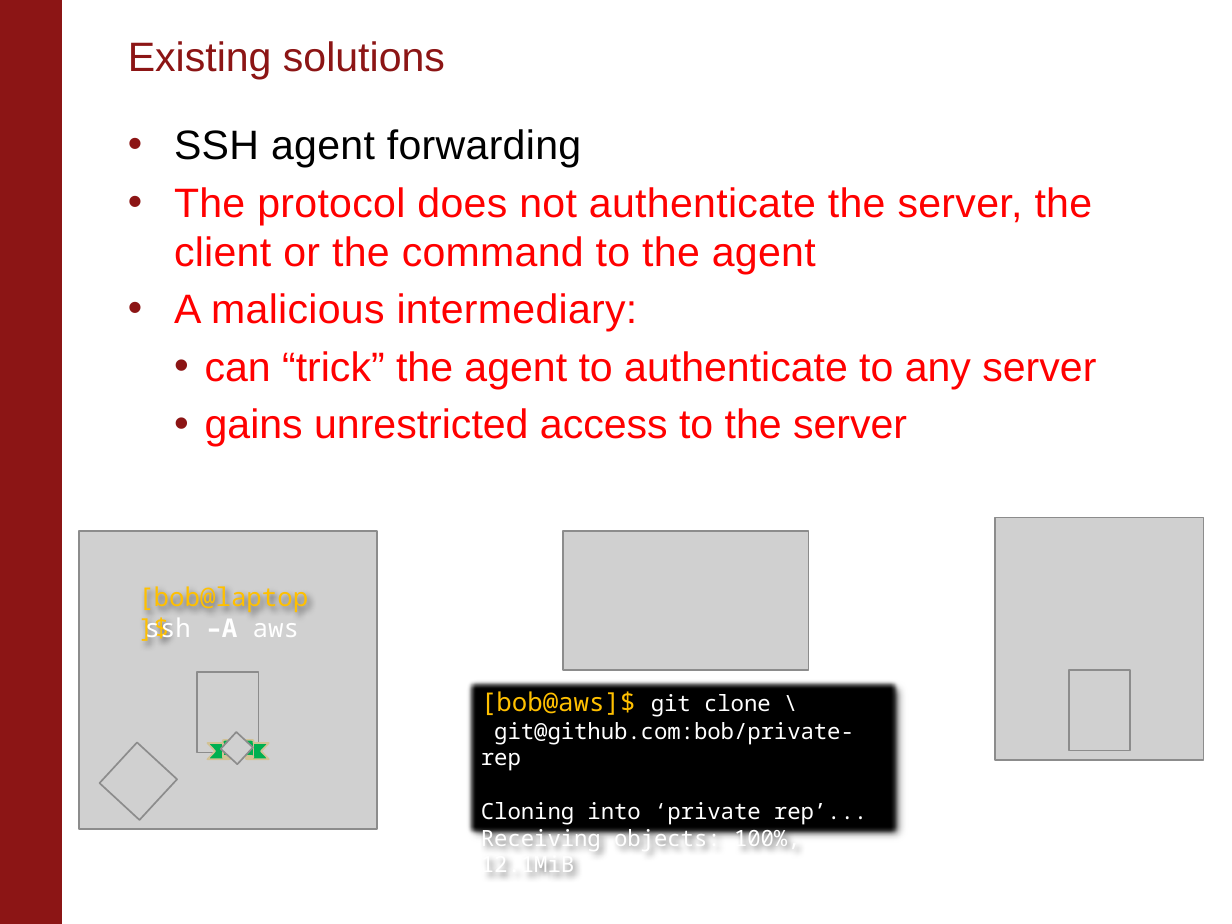
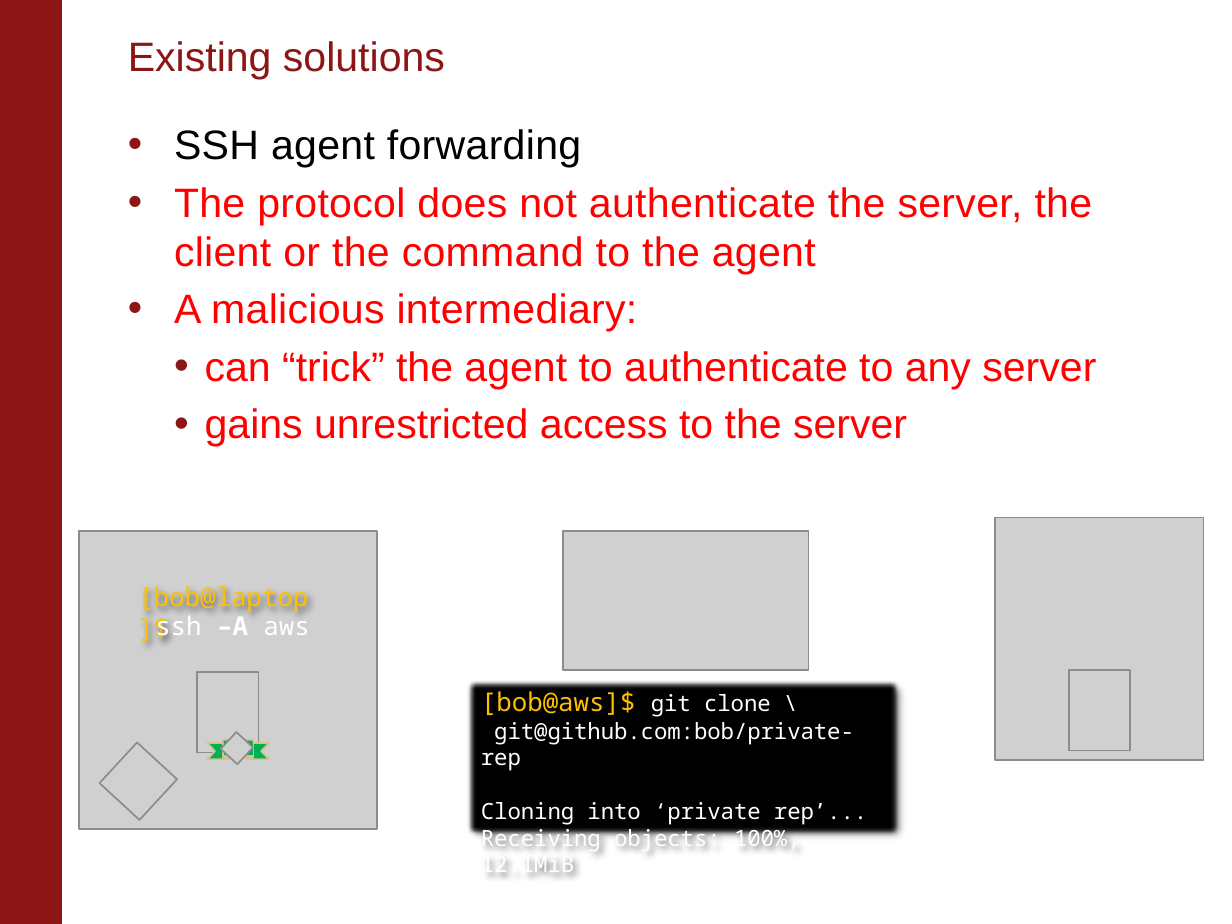
Before and after one commit to StanfordSNR/guardian-agent, a slide deck: slide 8 of slides/201706 HUJI.pptx (slide 7 before the commit). Drawn at 1232x924 pixels with LibreOffice and Linux fonts; fonts in the diff are those of the drawing; grey boxes stand for pictures. Boxes give left, top, right and bottom in pixels: in the first picture for what was removed or moved away, otherwise in the second. Text is boxed around its words. In the diff, an @@ line names an element or a change of style, - is before the commit and + after.

```diff
--- a/slides/201706 HUJI.pptx
+++ b/slides/201706 HUJI.pptx
@@ text "ssh –A aws" rewrapped from (x1=145, y1=617, x2=299, y2=641) to (x1=155, y1=611, x2=309, y2=641) @@
```
Also in this commit, not shown: 3 other slides changed, 1 other file.
